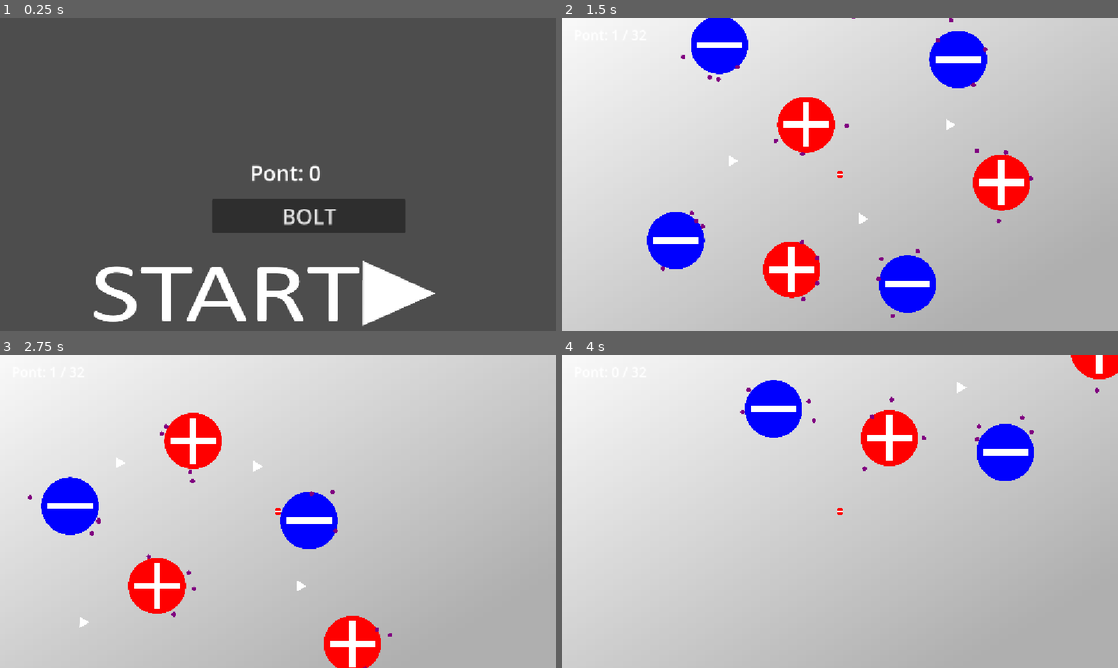
Above: before the commit, frames 1-4 (two rows, left to right).
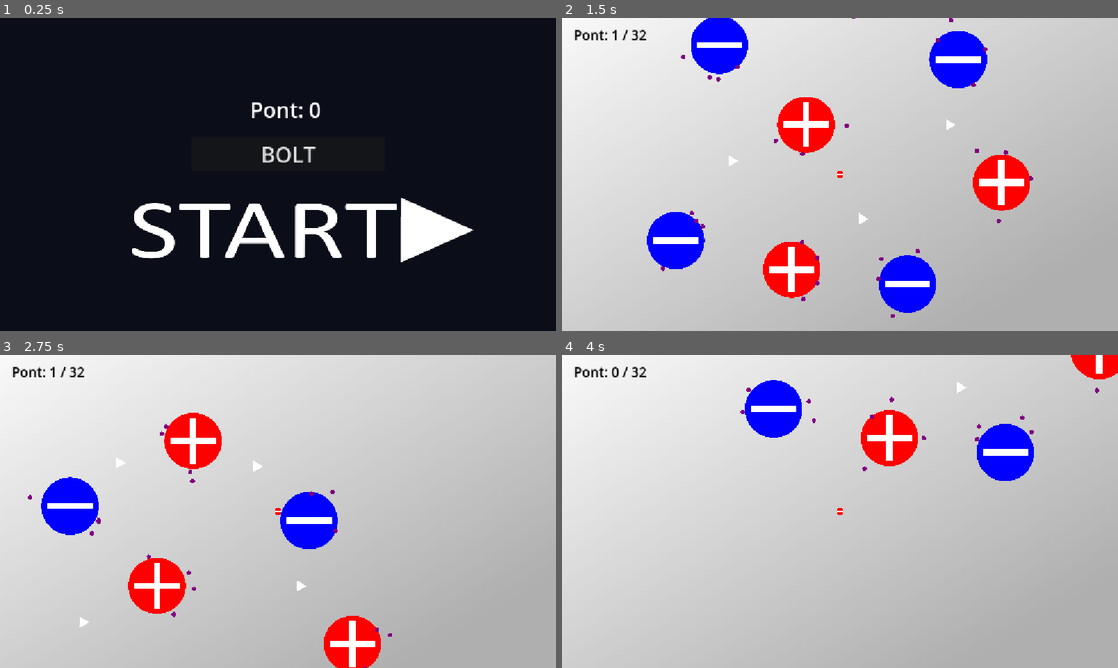
Above: after the commit, the same moments.

Repository: KendeTelbisz/godot_game
Game: Godot game, scene res://scenes/MainMenu.tscn
Two runs of this game, one before a commit and one after it. Both use one fixed random seed, a clock stepped at 60 frames per second and the inputs below.
Inputs (mouse positions are in pixels of both pictures, inside the frame that each line leads up to; where the layout moved, square brackets give the same spot in the first picture):
- Up to frame 1 (0.25 s): no input
- Up to frame 2 (1.5 s): click (862, 230) [823, 293] at 0.5 s; hold D (move_right) from 1.28 s (still down); hold Space (toggle_polarity) from 1.28 s (still down)
- Up to frame 3 (2.75 s): keep holding D (move_right); tap W (jump) at 1.52, 2.27 s; release Space (toggle_polarity) at 2.03 s; tap Space (toggle_polarity) at 2.1 s
- Up to frame 4 (4 s): release D (move_right) at 2.78 s; hold A (move_left) 2.78-3.53 s; hold Space (toggle_polarity) 2.78-3.53 s; hold D (move_right) from 3.53 s (still down); tap Space (toggle_polarity) at 3.6 s; tap W (jump) at 3.77 s

The runs differ from the first frame. In frame 1, 100% of the frame differs, in the area x 0-100%, y 0-100%; in frame 2, 0.2%; in frame 3, 0.2%; in frame 4, 0.2%.

Commit message:
fixing bugs

Diff:
--- a/game/scenes/MainMenu.tscn
+++ b/game/scenes/MainMenu.tscn
@@ -2,11 +2,12 @@
 
 [ext_resource type="Texture2D" uid="uid://fi5x5cul5mj8" path="res://assets/START.png" id="1_0ykhv"]
 [ext_resource type="Script" uid="uid://gpfgmr0jxaq6" path="res://scripts/start button.gd" id="2_0ykhv"]
-[ext_resource type="Script" path="res://scripts/menu.gd" id="3_menu"]
+[ext_resource type="Script" uid="uid://t5opbd1dkkyb" path="res://scripts/menu.gd" id="3_menu"]
+[ext_resource type="AudioStream" uid="uid://el8trip3kqph" path="res://assets/BeepBox-Song.wav" id="4_ow34m"]
 
 [sub_resource type="FontVariation" id="FontVariation_yqorp"]
 
-[node name="Control" type="Control" unique_id=1262507833]
+[node name="Control2" type="Control" unique_id=1262507833]
 layout_mode = 3
 anchors_preset = 15
 anchor_right = 1.0
@@ -15,12 +16,21 @@
 grow_vertical = 2
 script = ExtResource("3_menu")
 
+[node name="Background" type="ColorRect" parent="." unique_id=377202745]
+layout_mode = 1
+anchors_preset = 15
+anchor_right = 1.0
+anchor_bottom = 1.0
+grow_horizontal = 2
+grow_vertical = 2
+color = Color(0.043137256, 0.05490196, 0.09411765, 1)
+
 [node name="Button" type="Button" parent="." unique_id=1143703865]
 layout_mode = 0
-offset_left = 177.99998
-offset_top = 498.0
-offset_right = 1006.0
-offset_bottom = 709.0
+offset_left = 257.0
+offset_top = 367.0
+offset_right = 1085.0
+offset_bottom = 578.0
 scale = Vector2(0.8872727, 0.68663275)
 theme_override_fonts/font = SubResource("FontVariation_yqorp")
 theme_override_font_sizes/font_size = 50
@@ -29,24 +39,30 @@
 autowrap_trim_flags = 192
 script = ExtResource("2_0ykhv")
 
-[node name="ScoreLabel" type="Label" parent="."]
+[node name="ScoreLabel" type="Label" parent="." unique_id=1136238530]
 layout_mode = 0
 offset_left = 178.0
-offset_top = 290.0
+offset_top = 159.0
 offset_right = 1006.0
-offset_bottom = 360.0
+offset_bottom = 229.0
 theme_override_font_sizes/font_size = 44
 text = "Pont: 0"
 horizontal_alignment = 1
 
-[node name="ShopButton" type="Button" parent="."]
+[node name="ShopButton" type="Button" parent="." unique_id=1255220202]
 layout_mode = 0
-offset_left = 440.0
-offset_top = 375.0
-offset_right = 840.0
-offset_bottom = 445.0
+offset_left = 397.0
+offset_top = 247.0
+offset_right = 797.0
+offset_bottom = 317.0
 theme_override_font_sizes/font_size = 44
 text = "BOLT"
 
+[node name="AudioStreamPlayer2D" type="AudioStreamPlayer2D" parent="." unique_id=2021326737]
+position = Vector2(-62, 498.00003)
+scale = Vector2(1.6472728, 0.68663275)
+stream = ExtResource("4_ow34m")
+autoplay = true
+
 [connection signal="pressed" from="Button" to="Button" method="_on_pressed"]
 [connection signal="pressed" from="ShopButton" to="." method="_on_shop_pressed"]
--- a/game/scenes/SHOP.tscn
+++ b/game/scenes/SHOP.tscn
@@ -1,7 +1,7 @@
 [gd_scene format=3 uid="uid://e5yyftesxbys"]
 
 [ext_resource type="Script" uid="uid://dlthqr0dytr4e" path="res://scripts/shop.gd" id="1_shop"]
-[ext_resource type="AudioStream" uid="uid://bdbl0chlw4b8b" path="res://assets/sound(2).wav" id="2_3lq0f"]
+[ext_resource type="AudioStream" uid="uid://el8trip3kqph" path="res://assets/BeepBox-Song.wav" id="2_3lq0f"]
 
 [node name="Control" type="Control" unique_id=739134528]
 layout_mode = 3
--- a/game/scenes/node_2d.tscn
+++ b/game/scenes/node_2d.tscn
@@ -51,6 +51,7 @@
 offset_top = 16.0
 offset_right = 420.0
 offset_bottom = 64.0
+theme_override_colors/font_color = Color(0, 0, 0, 1)
 theme_override_font_sizes/font_size = 28
 text = "Pont: 0 / 32"
 
Not shown, added: game/assets/BeepBox-Song.wav.import
Not shown, added: game/export/index.apple-touch-icon.png.import
Not shown, added: game/export/index.icon.png.import
Not shown, added: game/export/index.png.import
Not shown, added: game/export_presets.cfg
Not shown, added: game/export/index.apple-touch-icon.png
Not shown, added: game/export/index.audio.position.worklet.js
Not shown, added: game/export/index.audio.worklet.js
Not shown, added: game/export/index.icon.png
Not shown, added: game/export/index.js
Not shown, added: game/export/index.pck
Not shown, added: game/export/index.png
(and 2 more such lines)
